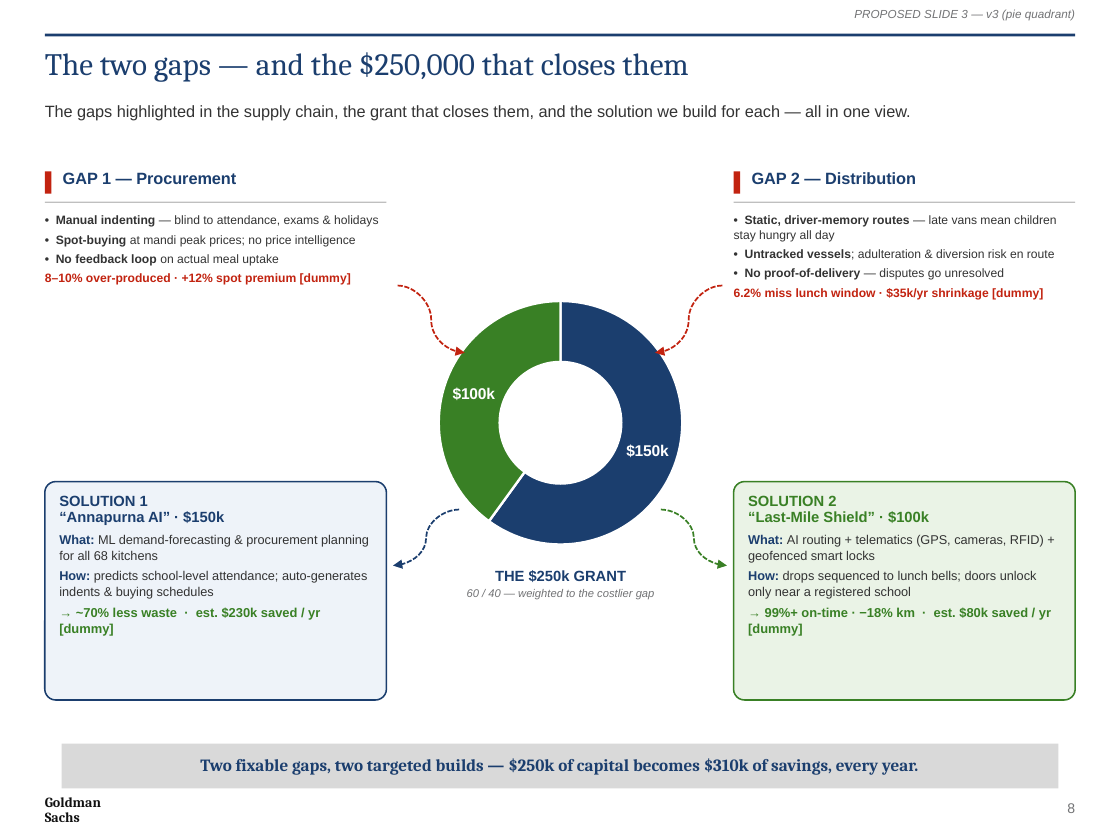
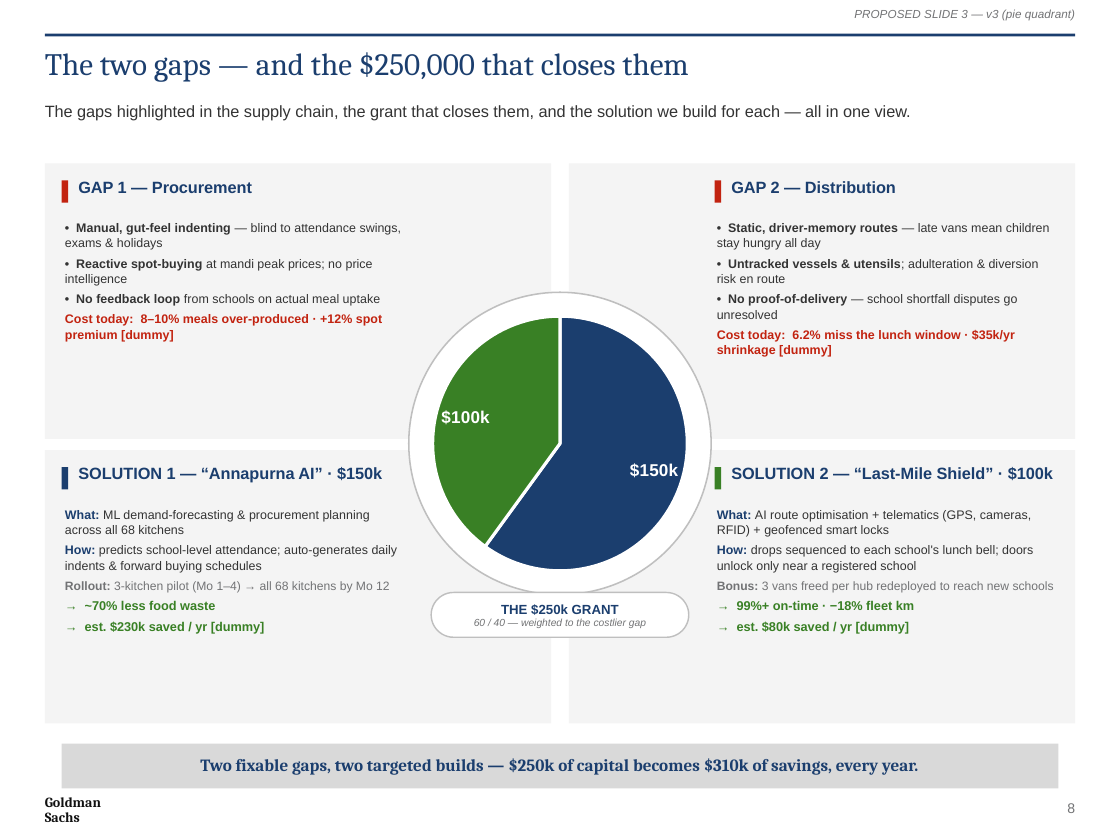
Before and after one commit to NishantTomer5601/akshayapatra-gs-pitch, a slide deck: slide 8 of AkshayaPatra_GS_Pitch.pptx. Drawn at 1120x840 pixels with LibreOffice and Linux fonts; fonts in the diff are those of the drawing. Boxes give left, top, right and bottom in pixels: in the first picture for what was removed or moved away, otherwise in the second. Text is boxed around its words. In the diff, an @@ line names an element or a change of style, - is before the commit and + after.

```diff
--- a/AkshayaPatra_GS_Pitch.pptx
+++ b/AkshayaPatra_GS_Pitch.pptx
@@ rectangle added at <box>45,164,551,439</box>, fill #F4F4F4 @@
@@ text "GAP 1 — Procurement": place and size @@
-text "GAP 1 — Procurement" at <box>63,172,236,184</box>
+text "GAP 1 — Procurement" at <box>78,181,252,193</box>
@@ rectangle: place and size @@
-rectangle at <box>45,202,386,203</box>
+rectangle at <box>569,164,1075,439</box>
@@ rectangle at <box>569,164,1075,439</box>: fill #BFBFBF to #F4F4F4 @@
@@ text "GAP 2 — Distribution": place and size @@
-text "GAP 2 — Distribution" at <box>752,172,916,184</box>
+text "GAP 2 — Distribution" at <box>731,181,896,193</box>
@@ rectangle: place and size @@
-rectangle at <box>734,171,740,194</box>
+rectangle at <box>62,180,68,203</box>
@@ rectangle: place and size @@
-rectangle at <box>45,171,52,194</box>
+rectangle at <box>715,180,721,203</box>
@@ rectangle removed at <box>734,202,1075,203</box> @@
@@ text at <box>65,223,402,342</box>: text changed; size 7.8 to 8 pt; bold on @@
-• Manual indenting — blind to attendance, exams & holidays
-• Spot-buying at mandi peak prices; no price intelligence
-• No feedback loop on actual meal uptake
-8–10% over-produced · +12% spot premium [dummy]
+• Manual, gut-feel indenting — blind to attendance swings, exams & holidays
+• Reactive spot-buying at mandi peak prices; no price intelligence
+• No feedback loop from schools on actual meal uptake
+Cost today: 8–10% meals over-produced · +12% spot premium [dummy]
@@ text at <box>717,223,1050,250</box>: size 7.8 to 8 pt in "• Static, driver-memory routes — late vans ..."; line spacing 1 to 1.04 @@
@@ text "• Static, driver-memory routes — ...": place and size @@
-text "• Static, driver-memory routes — ..." at <box>734,215,1056,300</box>
+text "• Static, driver-memory routes — ..." at <box>717,223,1050,357</box>
@@ text at <box>717,259,1039,357</box>: text changed; size 7.8 to 8 pt @@
-• Untracked vessels; adulteration & diversion risk en route
-• No proof-of-delivery — disputes go unresolved
-6.2% miss lunch window · $35k/yr shrinkage [dummy]
+• Untracked vessels & utensils; adulteration & diversion risk en route
+• No proof-of-delivery — school shortfall disputes go unresolved
+Cost today: 6.2% miss the lunch window · $35k/yr shrinkage [dummy]
@@ curved arrow removed from (398, 286) to (465, 353) @@
@@ ellipse added at <box>409,292,711,595</box>, fill #FFFFFF, outline #BFBFBF 1 pt @@
@@ curved arrow removed from (722, 286) to (655, 353) @@
@@ doughnut chart at <box>418,301,703,587</box> @@
@@ doughnut chart to pie chart @@
@@ data labels of Series 1 changed @@
@@ hole size changed @@
@@ lettering changed @@
@@ pie chart: place and size @@
-pie chart at <box>401,286,720,560</box>
+pie chart at <box>418,301,703,587</box>
@@ rectangle added at <box>45,450,551,724</box>, fill #F4F4F4 @@
@@ rectangle added at <box>62,467,68,489</box>, fill #1B3E6E @@
@@ text added at <box>78,467,382,483</box>, 10.5 pt, text #1B3E6E, bold @@
+SOLUTION 1 — “Annapurna AI” · $150k
@@ rectangle added at <box>569,450,1075,724</box>, fill #F4F4F4 @@
@@ rectangle added at <box>715,467,721,489</box>, fill #398025 @@
@@ text added at <box>731,467,1053,480</box>, 10.5 pt, text #1B3E6E, bold @@
+SOLUTION 2 — “Last-Mile Shield” · $100k
@@ rounded rectangle removed at <box>45,482,386,700</box> @@
@@ rounded rectangle removed at <box>734,482,1075,700</box> @@
@@ text at <box>65,510,398,634</box>: text changed; size 8.2 to 8 pt @@
-SOLUTION 1
-“Annapurna AI” · $150k
-What: ML demand-forecasting & procurement planning for all 68 kitchens
-How: predicts school-level attendance; auto-generates indents & buying schedules
-→ ~70% less waste · est. $230k saved / yr [dummy]
+What: ML demand-forecasting & procurement planning across all 68 kitchens
+How: predicts school-level attendance; auto-generates daily indents & forward buying schedules
+Rollout: 3-kitchen pilot (Mo 1–4) → all 68 kitchens by Mo 12
+→ ~70% less food waste
+→ est. $230k saved / yr [dummy]
@@ curved arrow removed from (459, 510) to (393, 566) @@
@@ curved arrow removed from (661, 510) to (727, 566) @@
@@ text at <box>717,510,1054,634</box>: text changed; size 8.2 to 8 pt @@
-SOLUTION 2
-“Last-Mile Shield” · $100k
-What: AI routing + telematics (GPS, cameras, RFID) + geofenced smart locks
-How: drops sequenced to lunch bells; doors unlock only near a registered school
-→ 99%+ on-time · −18% km · est. $80k saved / yr [dummy]
+What: AI route optimisation + telematics (GPS, cameras, RFID) + geofenced smart locks
+How: drops sequenced to each school's lunch bell; doors unlock only near a registered school
+Bonus: 3 vans freed per hub redeployed to reach new schools
+→ 99%+ on-time · −18% fleet km
+→ est. $80k saved / yr [dummy]
@@ text "THE $250k GRANT": place and size @@
-text "THE $250k GRANT" at <box>467,570,655,599</box>
+text "THE $250k GRANT" at <box>474,604,646,628</box>
@@ text "THE $250k GRANT" at <box>474,604,646,628</box>: size 9.5 to 8.5 pt in "THE $250k GRANT"; size 7.2 to 6.6 pt in "60 / 40 — weighted to the ..."; less space between paragraphs; vertical alignment top to middle @@
@@ rounded rectangle added at <box>431,592,689,637</box>, fill #FFFFFF, outline #BFBFBF 0.9 pt @@
```
Also in this commit, not shown: 2 other files.
